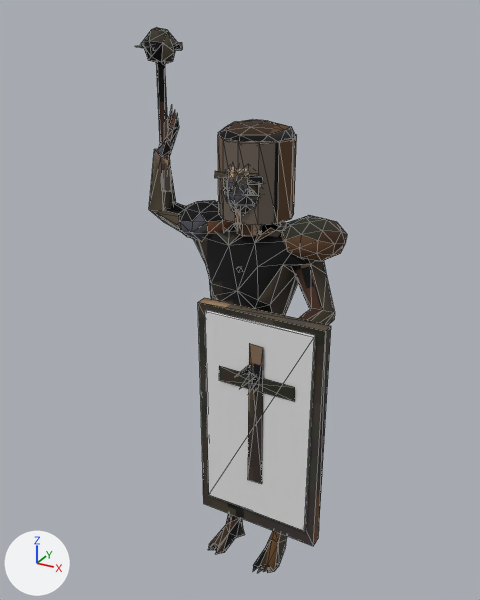
What one commit did to the glTF model client/assets/units/shield.glb.
Before and after are seen from a 50 mm lens placed at (0.585, -1.141, 1.233), pointed at (-0.019, -0.041, 0.683). Every picture has the same lights, and +X, +Y and +Z are marked at lower left. The picture after the commit comes second. Mesh edges are drawn as thin lines. Vertices at exactly the same position are counted once.

Objects in the first picture: 'Accent', 'Body'.
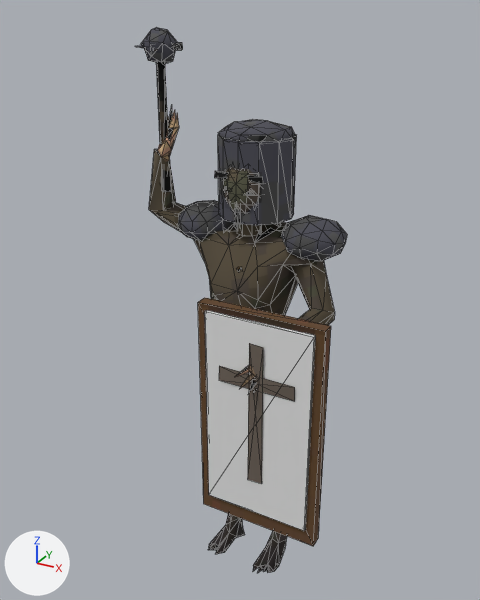
Where the change shows, as pixel boxes (x1, y1, x2, y2) in the pictures (480 x 600 px; the box of a moved part takes in the faces that stretch with it):
part 1 of me_body, moved or reshaped: (180, 127, 347, 261) in both
part 2 of me_body, surface changed: before (137, 27, 347, 573); after (137, 27, 334, 573)

Patch to the scene script:
```diff
--- a/client/assets/units/shield.glb.py
+++ b/client/assets/units/shield.glb.py
@@ me_body @@
 me_body.from_pydata(...)  # 785 vertices, 1396 faces; spans x -0.246..0.233, y -0.248..0.097, z 0.0..1.2
 # used by ob_body; location = (0.0, 0.0, 0.0)
+# me_body part 1: 34 of 785 vertices moved; they spanned x -0.119..0.184, y -0.1..0.056, z 0.786..1.025 and now span x -0.119..0.184, y -0.093..0.056, z 0.786..1.025; mean shift (0.0, 0.0, 0.0); largest move (-0.105, 0.021, 0.787) -> (-0.117, 0.025, 0.865)
+# me_body part 2: 1295 kept faces spanning x -0.246..0.233, y -0.248..0.097, z 0.0..1.2 get new texture (UV) coordinates
 me_body.materials.append(mat_shieldbody)
```
